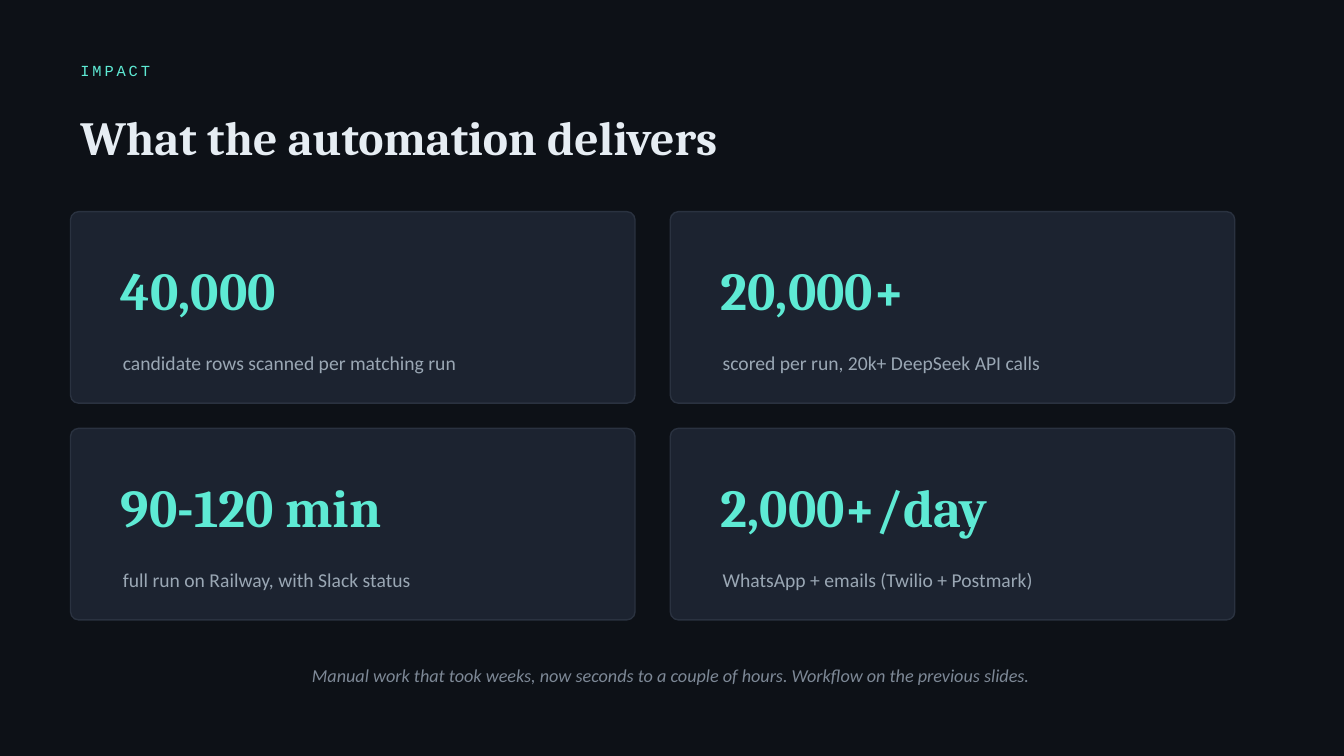
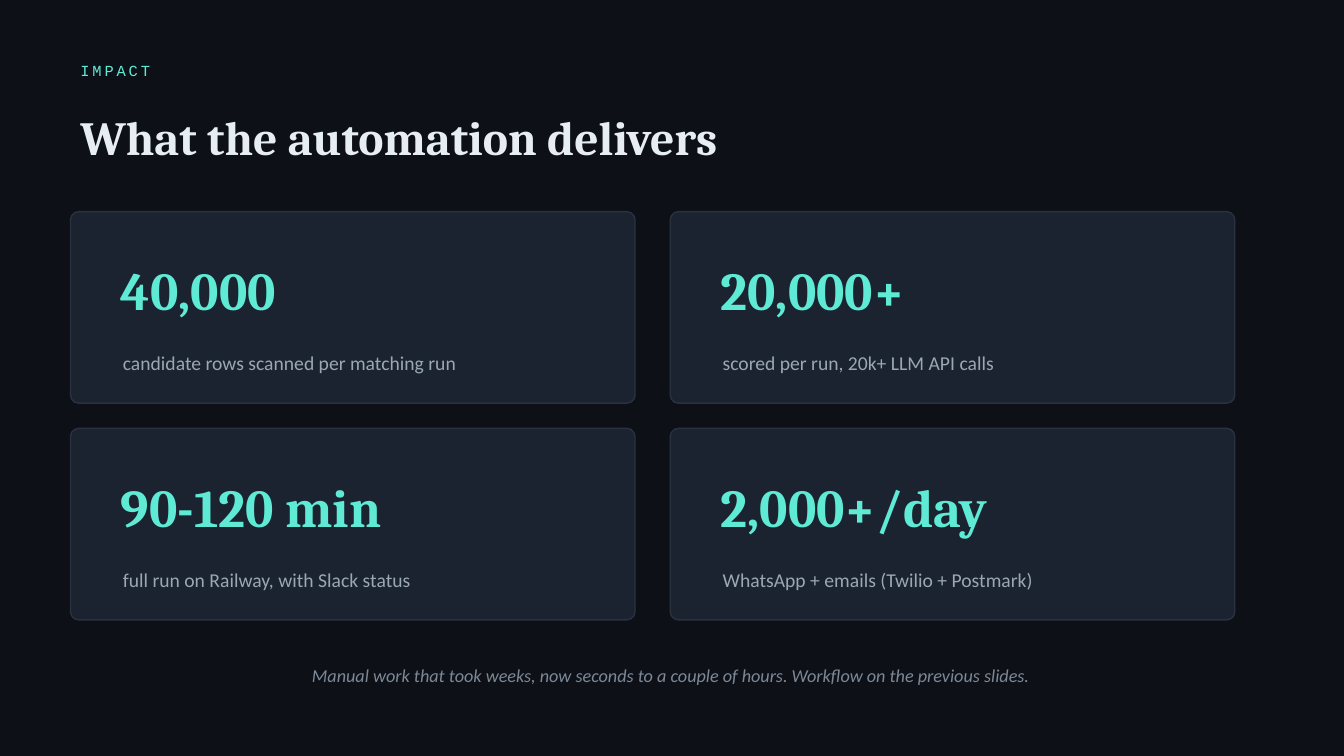
Before and after one commit to Wessam-Mandour/Wessam-Mandour.github.io, a slide deck: slide 9 of deck/AI-Recruiting-Automation-Portfolio.pptx. Drawn at 1344x756 pixels with LibreOffice and Linux fonts; fonts in the diff are those of the drawing. Boxes give left, top, right and bottom in pixels: in the first picture for what was removed or moved away, otherwise in the second. Text is boxed around its words. In the diff, an @@ line names an element or a change of style, - is before the commit and + after.

```diff
--- a/deck/AI-Recruiting-Automation-Portfolio.pptx
+++ b/deck/AI-Recruiting-Automation-Portfolio.pptx
@@ text at [723, 356, 994, 373]: text changed @@
-scored per run, 20k+ DeepSeek API calls
+scored per run, 20k+ LLM API calls
```
Also in this commit, not shown: 2 other slides changed, 9 other files.
